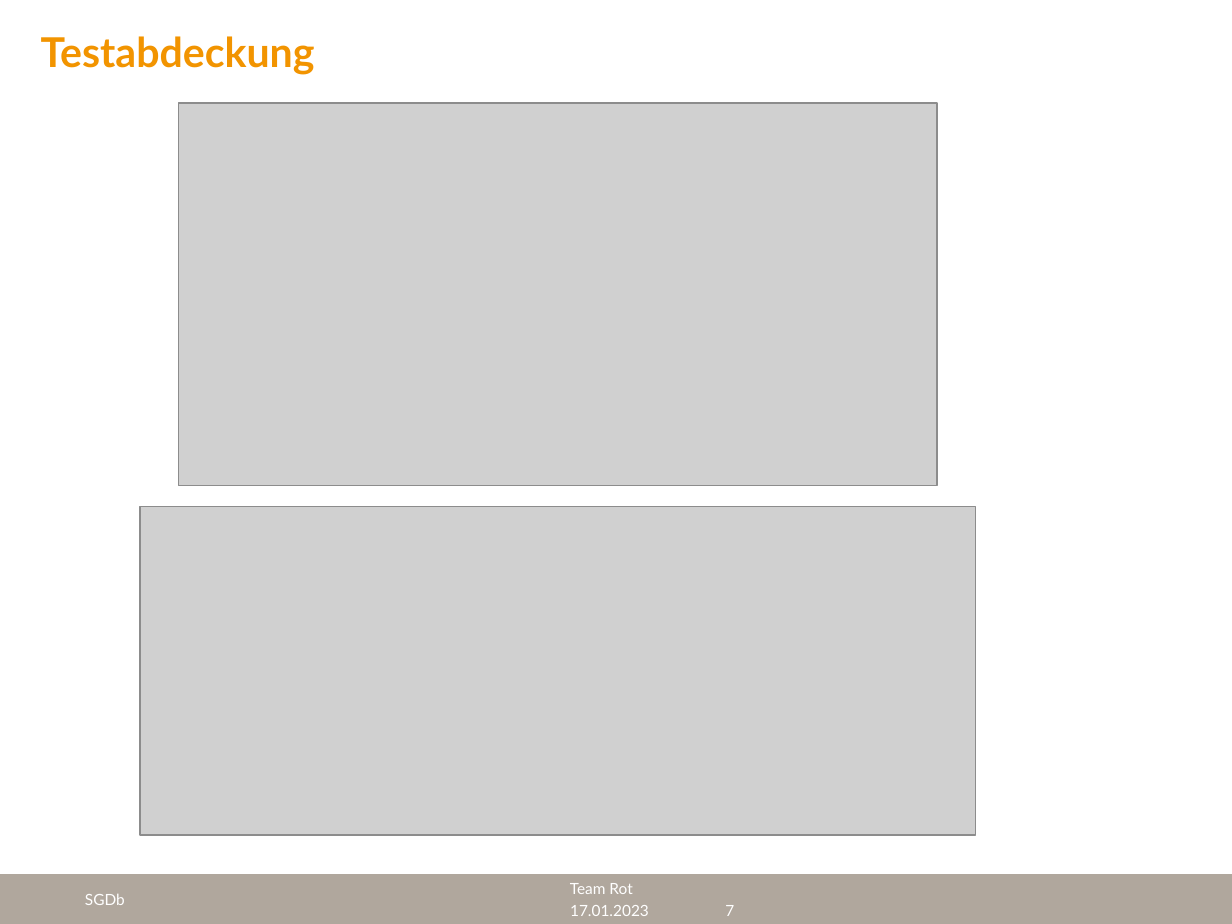
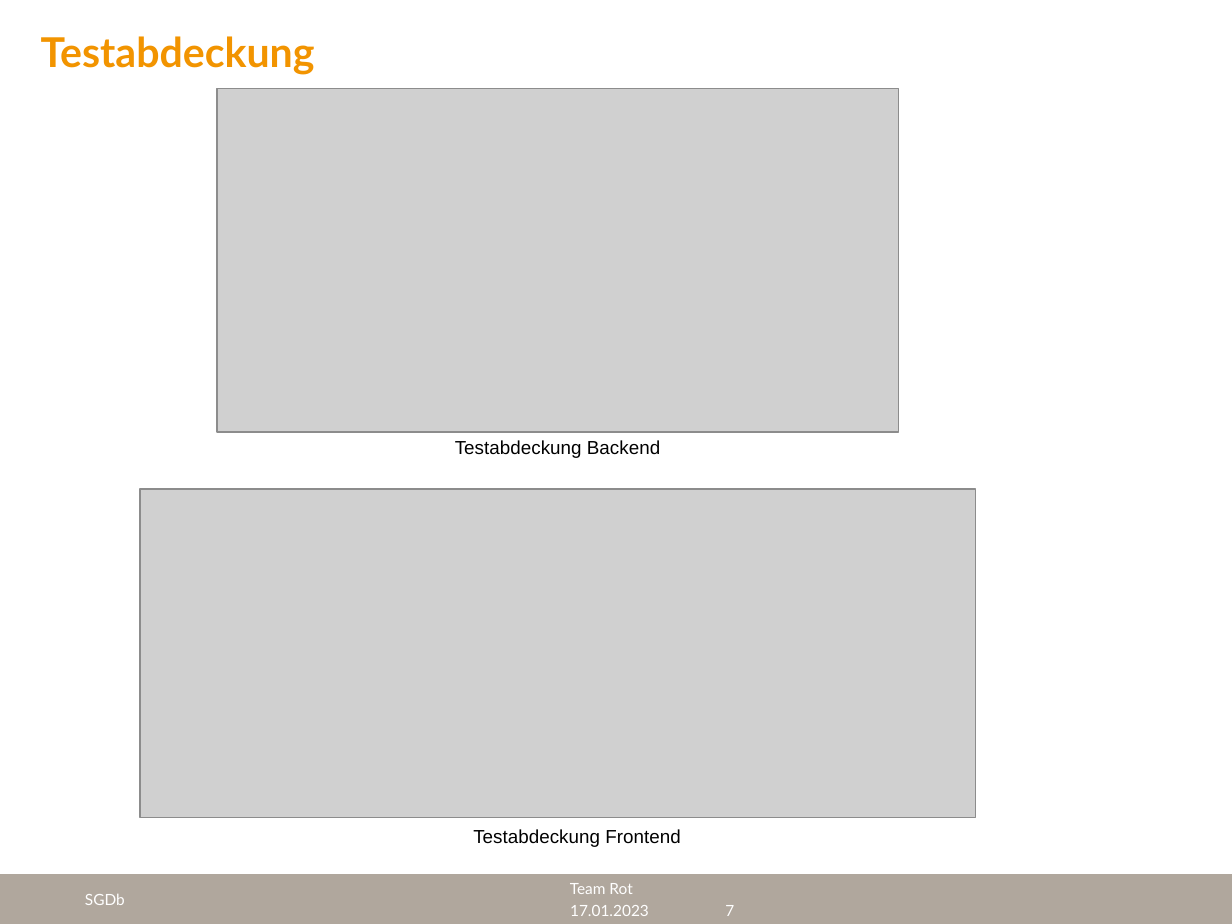
Before and after one commit to cyberlytics/SGDb, a slide deck: slide 7 of sys_doc/presentation/20230117_TeamRot_Ergebnis.pptx. Drawn at 1232x924 pixels with LibreOffice and Linux fonts; fonts in the diff are those of the drawing; grey boxes stand for pictures; background and template pictures are left out. Boxes give left, top, right and bottom in pixels: in the first picture for what was removed or moved away, otherwise in the second. Text is boxed around its words. In the diff, an @@ line names an element or a change of style, - is before the commit and + after.

```diff
--- a/sys_doc/presentation/20230117_TeamRot_Ergebnis.pptx
+++ b/sys_doc/presentation/20230117_TeamRot_Ergebnis.pptx
@@ picture: place and size @@
-picture at bbox=[179, 103, 938, 487]
+picture at bbox=[217, 89, 898, 432]
@@ text added at bbox=[455, 440, 660, 458], 11 pt, text #000000 @@
+Testabdeckung Backend
@@ picture: place and size @@
-picture at bbox=[140, 506, 976, 835]
+picture at bbox=[140, 489, 976, 818]
@@ text added at bbox=[473, 829, 680, 847], 11 pt, text #000000 @@
+Testabdeckung Frontend
```
Also in this commit, not shown: 3 other slides changed, 3 other files.
